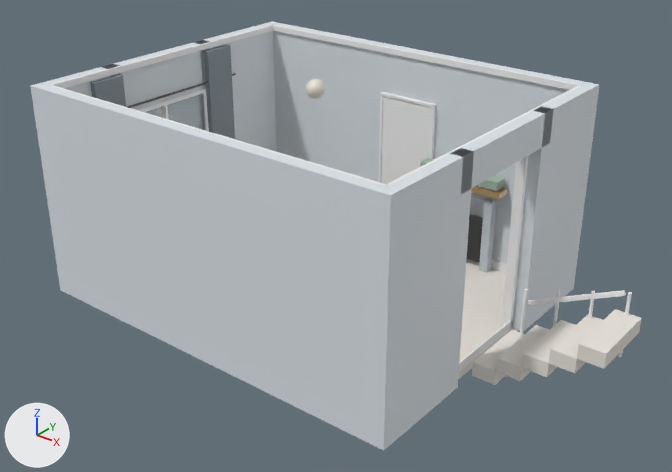
Two versions of the Blender file blend/42445984.blend, one commit apart.
Rendered twice from a 50 mm camera at (9.48, -6.33, 6.05) aimed at (3.37, 1.3, 1.32). The lights are fixed; the arrows at lower left show +X, +Y and +Z. The first picture is the older version.
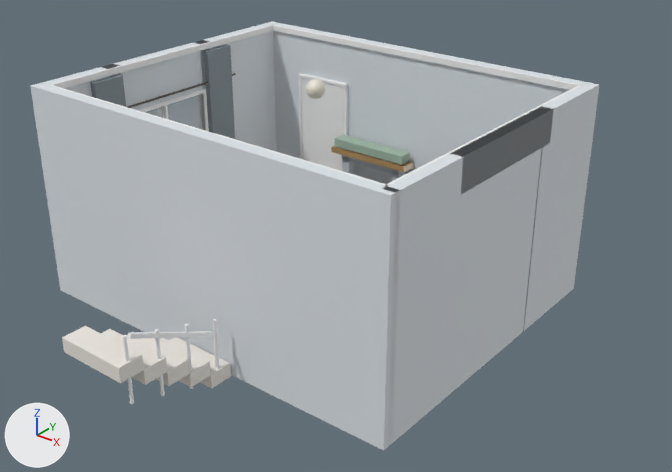
The change, as a diff of the scene's bpy script:
```diff
--- a/blend/42445984.blend.py
+++ b/blend/42445984.blend.py
@@ ob_arch_wall_left @@
 ob_arch_wall_left = bpy.data.objects.new('Arch_Wall_Left', me_cube_008)
-ob_arch_wall_left.location = (5.08, 0.62, 1.4)
-ob_arch_wall_left.scale = (0.15, 1.25, 2.8)
+ob_arch_wall_left.location = (5.08, 1.35, 1.4)
+ob_arch_wall_left.scale = (0.15, 2.85, 2.8)
@@ ob_fp_surround_left @@
 ob_fp_surround_left = bpy.data.objects.new('FP_Surround_Left', me_cube_027)
-ob_fp_surround_left.location = (3.05, 3.88, 0.55)
+ob_fp_surround_left.location = (1.54, 3.88, 0.55)
 ob_fp_surround_left.scale = (0.12, 0.12, 1.1)
@@ ob_fp_surround_top @@
 ob_fp_surround_top = bpy.data.objects.new('FP_Surround_Top', me_cube_029)
-ob_fp_surround_top.location = (3.5, 3.88, 1.1)
+ob_fp_surround_top.location = (1.99, 3.88, 1.1)
 ob_fp_surround_top.scale = (1.02, 0.12, 0.1)
@@ ob_fp_mantel @@
 ob_fp_mantel = bpy.data.objects.new('FP_Mantel', me_cube_031)
-ob_fp_mantel.location = (3.5, 3.85, 1.2)
+ob_fp_mantel.location = (1.99, 3.85, 1.2)
 ob_fp_mantel.scale = (1.3, 0.22, 0.08)
@@ ob_fp_foliage @@
 ob_fp_foliage = bpy.data.objects.new('FP_Foliage', me_cube_032)
-ob_fp_foliage.location = (3.5, 3.85, 1.32)
+ob_fp_foliage.location = (1.99, 3.85, 1.32)
 ob_fp_foliage.scale = (1.2, 0.2, 0.12)
@@ ob_closet_door @@
 ob_closet_door = bpy.data.objects.new('Closet_Door', me_cube_053)
-ob_closet_door.location = (2.5, 3.98, 1.05)
+ob_closet_door.location = (0.99, 3.98, 1.05)
 ob_closet_door.scale = (0.8, 0.04, 2.1)
@@ ob_door_frame_left @@
 ob_door_frame_left = bpy.data.objects.new('Door_Frame_Left', me_cube_054)
-ob_door_frame_left.location = (2.07, 3.98, 1.05)
+ob_door_frame_left.location = (0.56, 3.98, 1.05)
 ob_door_frame_left.scale = (0.04, 0.06, 2.1)
@@ ob_door_frame_right @@
 ob_door_frame_right = bpy.data.objects.new('Door_Frame_Right', me_cube_055)
-ob_door_frame_right.location = (2.93, 3.98, 1.05)
+ob_door_frame_right.location = (1.42, 3.98, 1.05)
 ob_door_frame_right.scale = (0.04, 0.06, 2.1)
@@ ob_door_frame_top @@
 ob_door_frame_top = bpy.data.objects.new('Door_Frame_Top', me_cube_056)
-ob_door_frame_top.location = (2.5, 3.98, 2.13)
+ob_door_frame_top.location = (0.99, 3.98, 2.13)
 ob_door_frame_top.scale = (0.9, 0.06, 0.04)
@@ ob_stair_step_1 @@
 ob_stair_step_1 = bpy.data.objects.new('Stair_Step_1', me_cube_082)
-ob_stair_step_1.location = (5.3, 2.0, 0.09)
+ob_stair_step_1.location = (2.58, -0.32, 0.09)
+ob_stair_step_1.rotation_euler = (0.0, 0.0, 4.712)  # degrees (0, 0, 270)
 ob_stair_step_1.scale = (0.3, 0.9, 0.18)
@@ ob_stair_step_2 @@
 ob_stair_step_2 = bpy.data.objects.new('Stair_Step_2', me_cube_083)
-ob_stair_step_2.location = (5.6, 2.0, 0.27)
+ob_stair_step_2.location = (2.58, -0.62, 0.27)
+ob_stair_step_2.rotation_euler = (0.0, 0.0, 4.712)  # degrees (0, 0, 270)
 ob_stair_step_2.scale = (0.3, 0.9, 0.18)
@@ ob_stair_step_3 @@
 ob_stair_step_3 = bpy.data.objects.new('Stair_Step_3', me_cube_084)
-ob_stair_step_3.location = (5.9, 2.0, 0.45)
+ob_stair_step_3.location = (2.58, -0.92, 0.45)
+ob_stair_step_3.rotation_euler = (0.0, 0.0, 4.712)  # degrees (0, 0, 270)
 ob_stair_step_3.scale = (0.3, 0.9, 0.18)
@@ ob_stair_step_4 @@
 ob_stair_step_4 = bpy.data.objects.new('Stair_Step_4', me_cube_085)
-ob_stair_step_4.location = (6.2, 2.0, 0.63)
+ob_stair_step_4.location = (2.58, -1.22, 0.63)
+ob_stair_step_4.rotation_euler = (0.0, 0.0, 4.712)  # degrees (0, 0, 270)
 ob_stair_step_4.scale = (0.3, 0.9, 0.18)
@@ ob_stair_step_5 @@
 ob_stair_step_5 = bpy.data.objects.new('Stair_Step_5', me_cube_086)
-ob_stair_step_5.location = (6.5, 2.0, 0.81)
+ob_stair_step_5.location = (2.58, -1.52, 0.81)
+ob_stair_step_5.rotation_euler = (0.0, 0.0, 4.712)  # degrees (0, 0, 270)
 ob_stair_step_5.scale = (0.3, 0.9, 0.18)
@@ ob_stair_railing @@
 ob_stair_railing = bpy.data.objects.new('Stair_Railing', me_cube_087)
-ob_stair_railing.location = (5.9, 2.4, 0.9)
-ob_stair_railing.rotation_euler = (0.0, -0.436, 0.0)  # degrees (0, -25, 0)
+ob_stair_railing.location = (2.98, -0.92, 0.9)
+ob_stair_railing.rotation_euler = (0.0, -0.436, 4.712)  # degrees (0, -25, 270)
 ob_stair_railing.scale = (1.2, 0.04, 0.05)
@@ ob_baluster_1 @@
 ob_baluster_1 = bpy.data.objects.new('Baluster_1', me_cylinder_025)
-ob_baluster_1.location = (5.3, 2.4, 0.4)
+ob_baluster_1.location = (2.98, -0.32, 0.4)
@@ ob_baluster_2 @@
 ob_baluster_2 = bpy.data.objects.new('Baluster_2', me_cylinder_026)
-ob_baluster_2.location = (5.7, 2.4, 0.53)
+ob_baluster_2.location = (2.98, -0.72, 0.53)
@@ ob_baluster_3 @@
 ob_baluster_3 = bpy.data.objects.new('Baluster_3', me_cylinder_027)
-ob_baluster_3.location = (6.1, 2.4, 0.65)
+ob_baluster_3.location = (2.98, -1.12, 0.65)
@@ ob_baluster_4 @@
 ob_baluster_4 = bpy.data.objects.new('Baluster_4', me_cylinder_028)
-ob_baluster_4.location = (6.5, 2.4, 0.78)
+ob_baluster_4.location = (2.98, -1.52, 0.78)
```

Pixel boxes (x1, y1, x2, y2) of what changed, in the pictures (672 x 472 px):
'Arch_Wall_Left', moved, rescaled (90% wider, 14% taller): before (388, 148, 473, 443); after (384, 110, 546, 446)
'Closet_Door', moved: before (382, 96, 432, 184); after (302, 77, 344, 171)
'Stair_Step_5', moved, turned: before (577, 309, 642, 369); after (62, 326, 144, 383)
'Stair_Step_4', moved, turned: before (549, 315, 603, 373); after (101, 329, 168, 385)
'Stair_Step_3', moved, turned: before (522, 320, 576, 377); after (127, 332, 190, 386)
'Stair_Step_2', moved, turned: before (496, 325, 549, 381); after (147, 338, 211, 387)
'Stair_Step_1', moved, turned: before (472, 330, 525, 385); after (168, 338, 231, 388)
'FP_Foliage', moved: before (420, 158, 505, 191); after (335, 135, 410, 165)
'Stair_Railing', moved, turned: before (528, 290, 626, 305); after (127, 331, 213, 339)
'FP_Mantel', moved: before (471, 186, 508, 199); after (331, 145, 413, 172)
'Door_Frame_Left', moved: before (378, 96, 384, 183); after (299, 77, 303, 159)
'Door_Frame_Right', moved: before (429, 108, 436, 159); after (344, 87, 348, 136)
'Door_Frame_Top', moved: before (380, 92, 436, 108); after (298, 73, 348, 87)
'FP_Surround_Top', moved: before (471, 192, 497, 202); after (342, 155, 403, 176)
'Baluster_1', moved: before (520, 289, 528, 336); after (213, 319, 219, 368)
'Baluster_4', moved: before (618, 292, 632, 357); after (122, 335, 134, 404)
'Baluster_3', moved: before (588, 291, 595, 319); after (155, 329, 165, 396)
'Baluster_2', moved: before (553, 290, 561, 327); after (185, 324, 193, 389)
'FP_Surround_Left', moved (not visible before): after (342, 156, 354, 174)
'Arch_Wall_Top', unchanged, covered by the edit: before (451, 107, 554, 195); after (450, 107, 554, 193)
'Floor', unchanged, covered by the edit: before (458, 260, 517, 379)
'Arch_Pilaster_Right', unchanged, covered by the edit: before (501, 155, 529, 329)
